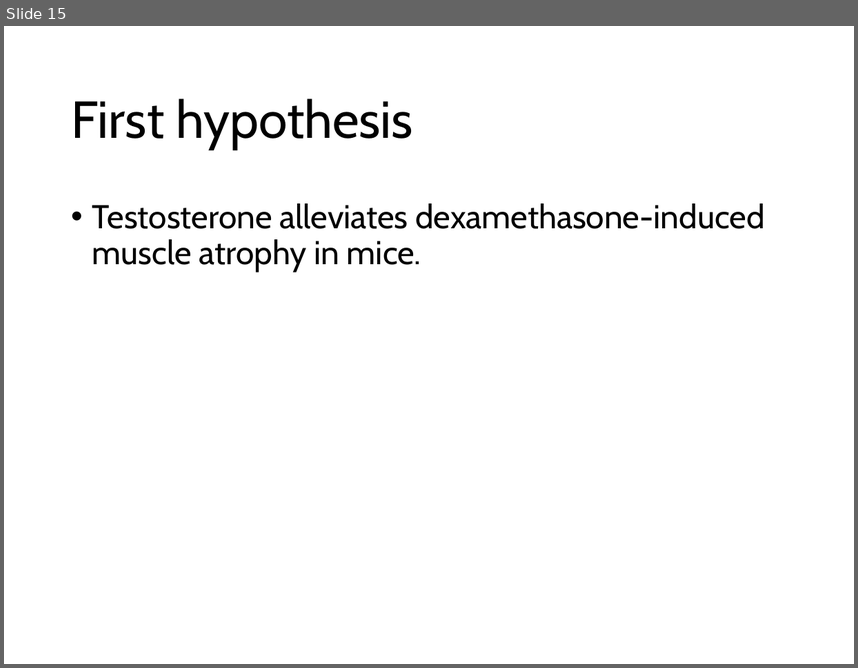
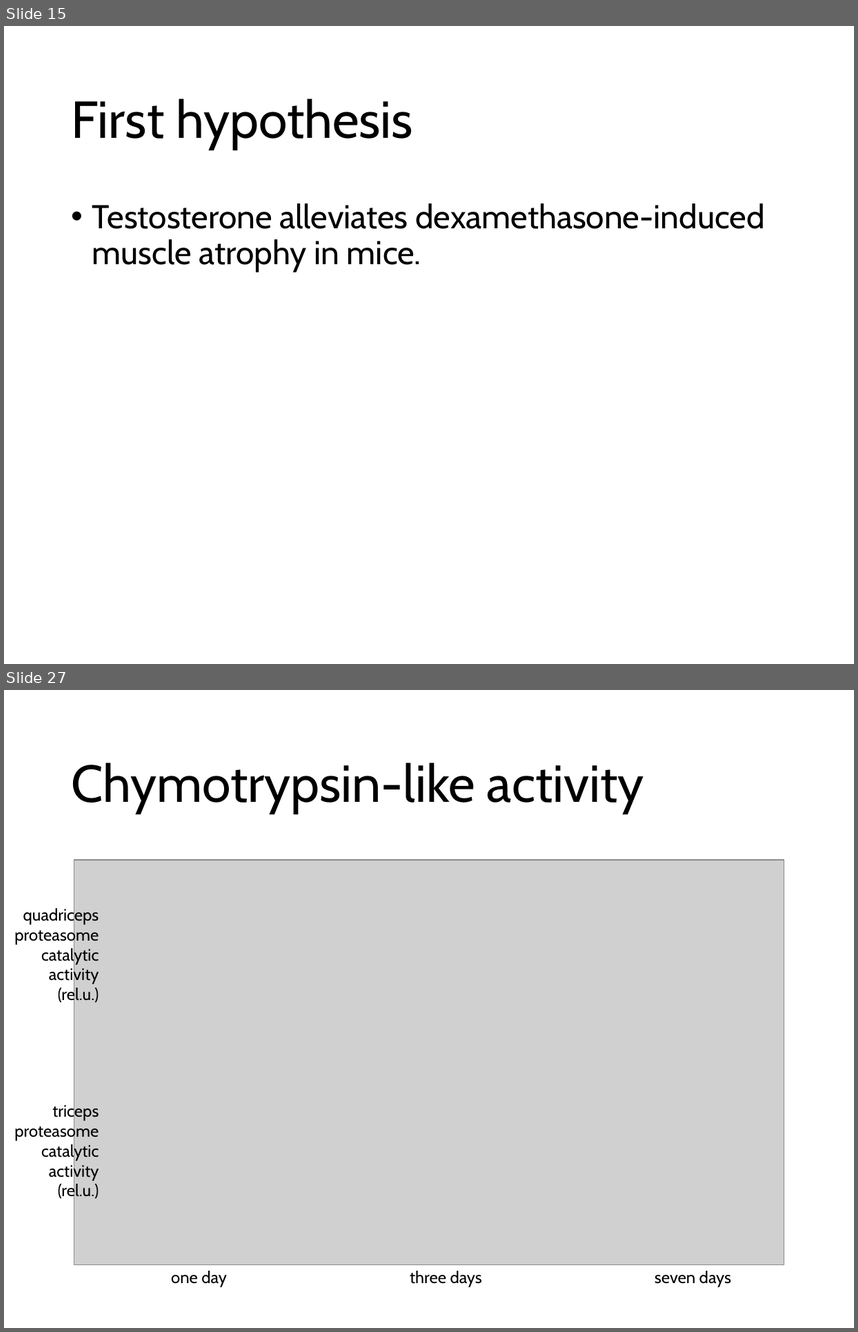
Before and after one commit to nvalexander/dissertation, a slide deck: defense.pptx. Shown one above the other, each under a label of ours: slide 15 before the commit, slides 15 and 27 after it; the slides between them are not shown. The pictures are 858x668 and 858x1332 pixels, drawn with LibreOffice and Linux fonts; fonts in the diff are those of the drawing; grey boxes stand for pictures. Boxes give left, top, right and bottom in pixels: in the first picture for what was removed or moved away, otherwise in the second. Text is boxed around its words. In the diff, an @@ line names an element or a change of style, - is before the commit and + after.

```diff
--- a/defense.pptx
+++ b/defense.pptx
@@ slide 27 added at box(4, 690, 854, 1328), background #FFFFFF @@
@@ title added at box(71, 762, 644, 813), 44 pt, text #000000 @@
+Chymotrypsin-like activity
@@ picture added at box(74, 860, 784, 1265) @@
@@ text added at box(14, 906, 99, 1005), 14 pt, text #000000 @@
+quadriceps proteasome catalytic activity (rel.u.)
@@ text added at box(14, 1103, 99, 1201), 14 pt, text #000000 @@
+triceps proteasome catalytic activity (rel.u.)
@@ text added at box(171, 1270, 226, 1287), 14 pt, text #000000 @@
+one day
@@ text added at box(410, 1270, 482, 1287), 14 pt, text #000000 @@
+three days
@@ text added at box(655, 1270, 731, 1287), 14 pt, text #000000 @@
+seven days
```
Also in this commit, not shown: 18 other slides added, 3 other files.
